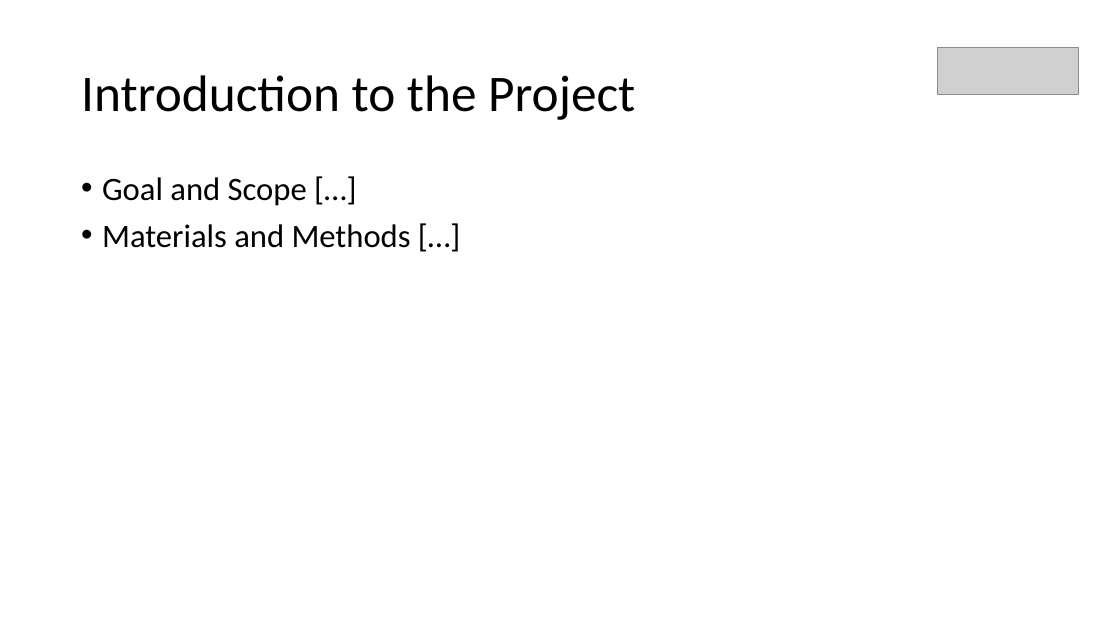
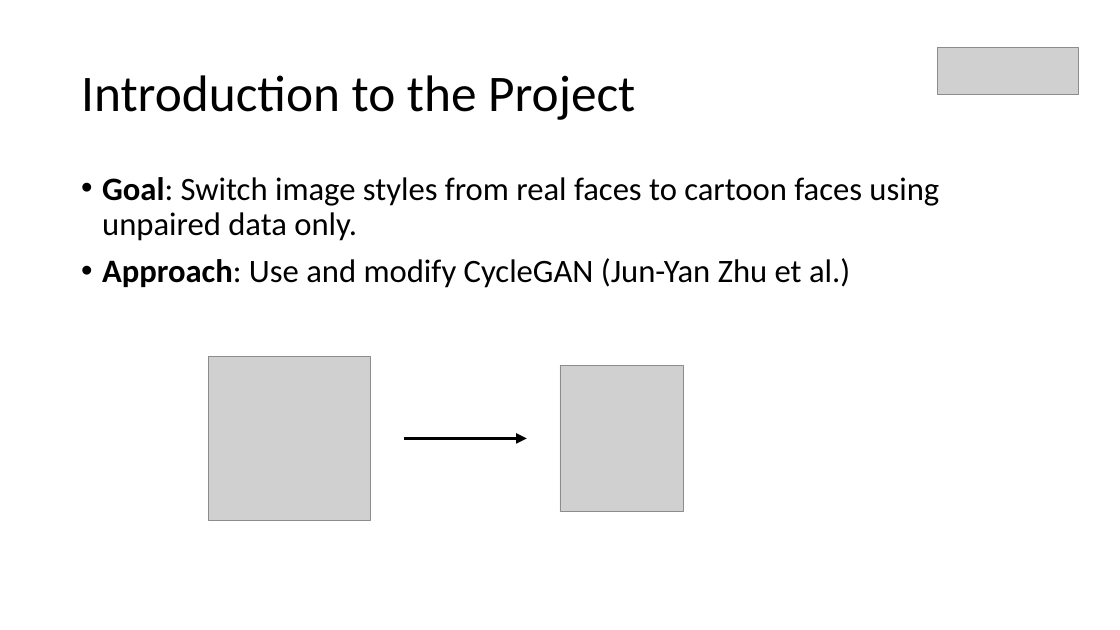
Before and after one commit to fs2019-atml/face-to-cartoon, a slide deck: slide 2 of Presentation_FaceToCartoon.pptx. Drawn at 1120x630 pixels with LibreOffice and Linux fonts; fonts in the diff are those of the drawing; grey boxes stand for pictures. Boxes give left, top, right and bottom in pixels: in the first picture for what was removed or moved away, otherwise in the second. Text is boxed around its words. In the diff, an @@ line names an element or a change of style, - is before the commit and + after.

```diff
--- a/Presentation_FaceToCartoon.pptx
+++ b/Presentation_FaceToCartoon.pptx
@@ text at [102,177,939,288]: text changed @@
-• Goal and Scope […]
-• Materials and Methods […]
+• Goal: Switch image styles from real faces to cartoon faces using unpaired data only.
+• Approach: Use and modify CycleGAN (Jun-Yan Zhu et al.)
@@ picture added at [208,356,371,520] @@
@@ picture added at [560,365,684,511] @@
@@ arrow added from (404, 439) to (527, 439), #000000 3 pt @@
```
Also in this commit, not shown: 2 other slides changed, 6 slides added, 3 slides removed, 1 other file.
